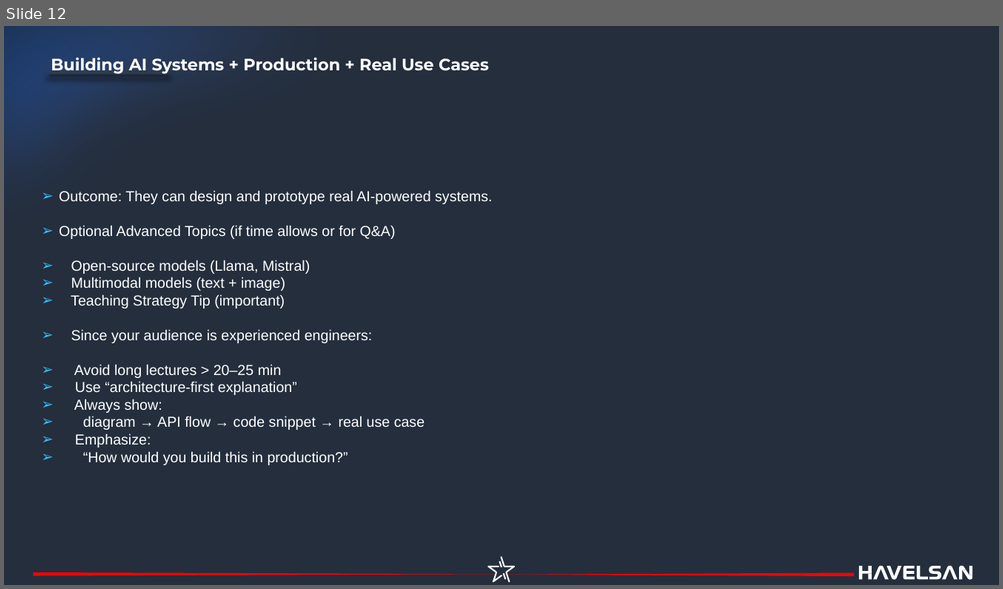
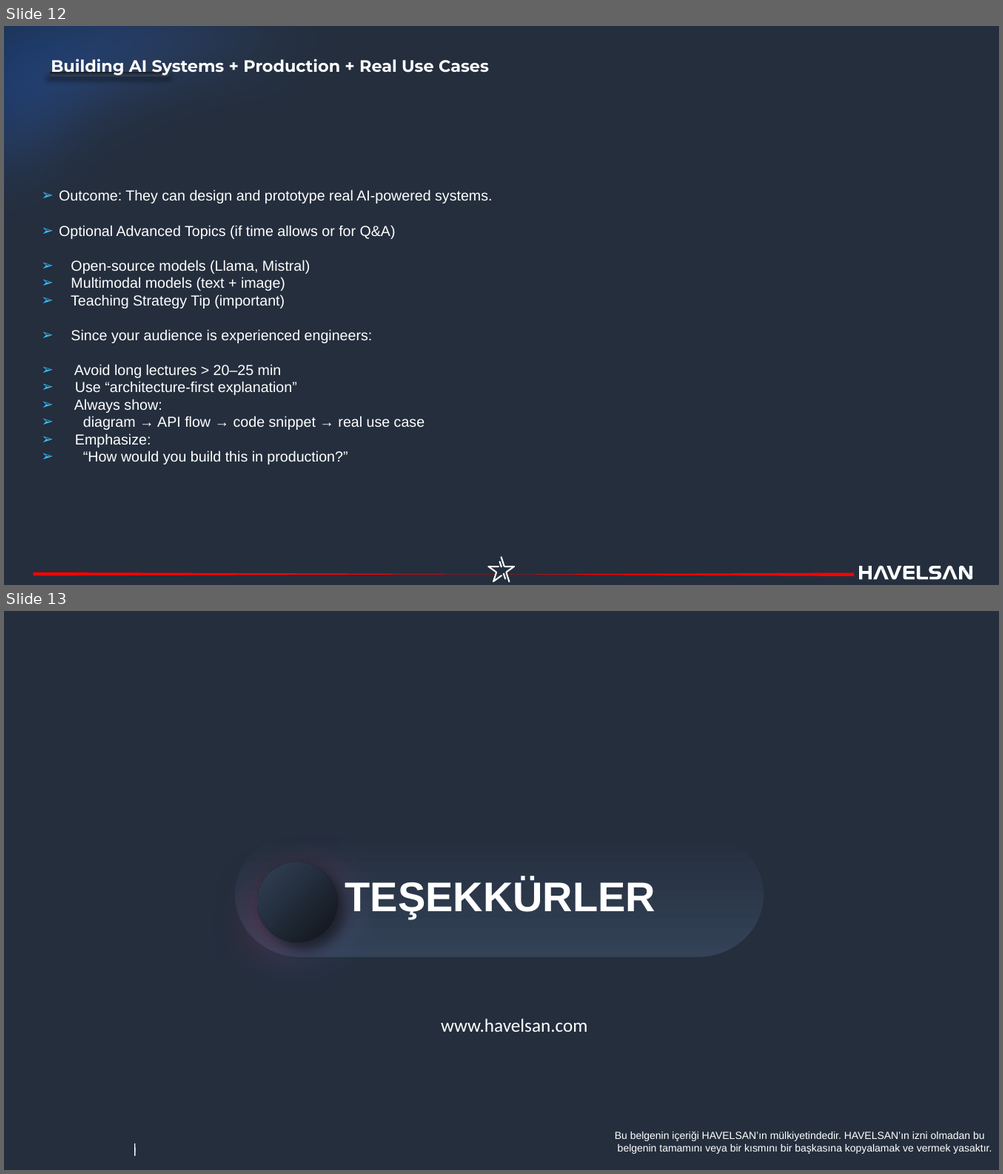
Before and after one commit to havelsan/YZ_EGITIM, a slide deck: presentations/03.Day_3_—_Building_AI_Systems_Production_Real_Use_Case.pptx. Shown one above the other, each under a label of ours: slide 12 before the commit, slides 12 and 13 after it. The pictures are 1003x589 and 1003x1174 pixels, drawn with LibreOffice and Linux fonts; fonts in the diff are those of the drawing; background and template pictures are left out. Boxes give left, top, right and bottom in pixels: in the first picture for what was removed or moved away, otherwise in the second. Text is boxed around its words. In the diff, an @@ line names an element or a change of style, - is before the commit and + after.

```diff
--- a/presentations/03.Day_3_—_Building_AI_Systems_Production_Real_Use_Case.pptx
+++ b/presentations/03.Day_3_—_Building_AI_Systems_Production_Real_Use_Case.pptx
@@ slide 13 added at box(4, 611, 999, 1170), background #242E3D @@
@@ rectangle added at box(924, 632, 979, 672), fill #242E3D @@
@@ page number added at box(919, 637, 998, 661), 12 pt, text #FFFFFF, bold @@
+13
@@ ellipse added at box(943, 633, 972, 661), fill #10141A @@
@@ freeform shape added at box(202, 822, 401, 1035), fill gradient #566EAA to #9E1231 to #242E3D @@
@@ freeform shape added at box(236, 833, 763, 957), fill gradient #334257 to #242E3D @@
@@ ellipse added at box(257, 863, 337, 943), fill gradient #10141A to #334257 @@
@@ text added at box(345, 879, 655, 919), 40 pt, text #FFFFFF, bold @@
+TEŞEKKÜRLER
@@ text added at box(441, 1019, 588, 1032), 18 pt, text #FFFFFF @@
+www.havelsan.com
@@ text added at box(133, 1142, 136, 1163), 11 pt, text #FFFFFF @@
+I
@@ text added at box(614, 1131, 991, 1154), 10 pt, text #FFFFFF @@
+Bu belgenin içeriği HAVELSAN’ın mülkiyetindedir. HAVELSAN’ın izni olmadan bu
+belgenin tamamını veya bir kısmını bir başkasına kopyalamak ve vermek yasaktır.
@@ text added at box(134, 1144, 136, 1156), 11 pt, text #FFFFFF @@
+I
@@ text added at box(134, 1145, 136, 1156), 11 pt, text #FFFFFF @@
+I
@@ slide 12 changed as well @@
@@ freeform shape at box(4, 26, 854, 461): outline redrawn @@
@@ text "Building AI Systems + Production ..." at box(51, 59, 489, 76): line spacing 0.8 to 0.9 @@
@@ freeform shape at box(859, 566, 973, 580): outline redrawn @@
```
Also in this commit, not shown: 11 other slides changed, 1 slide removed, 6 other files.
